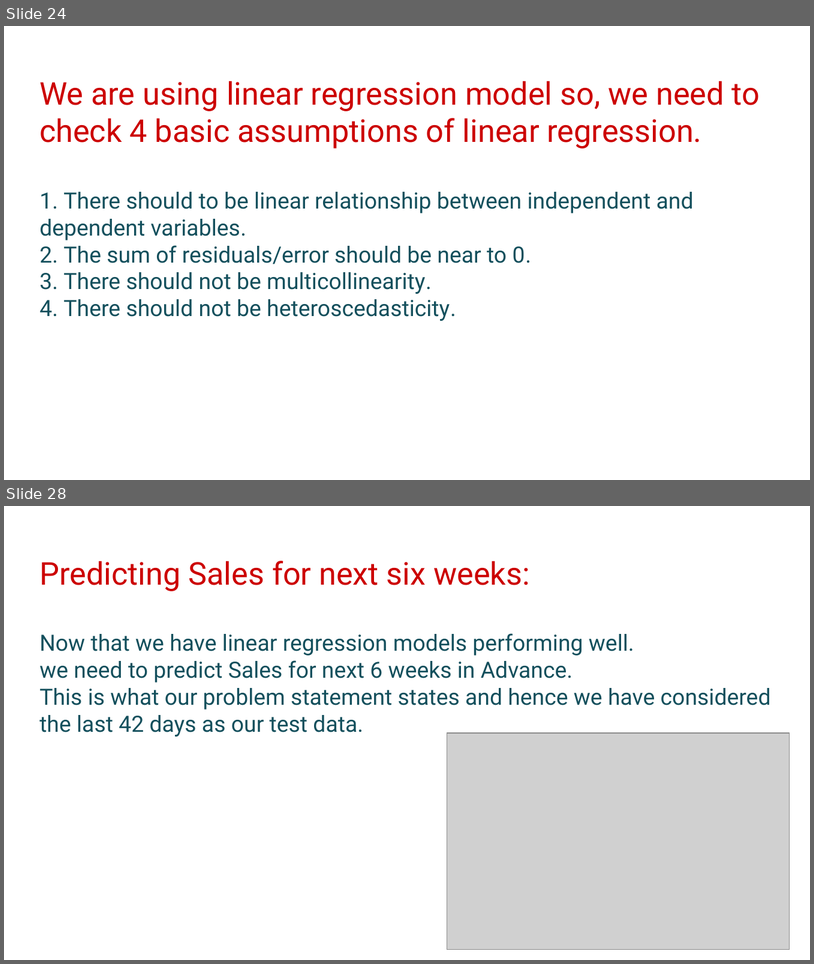
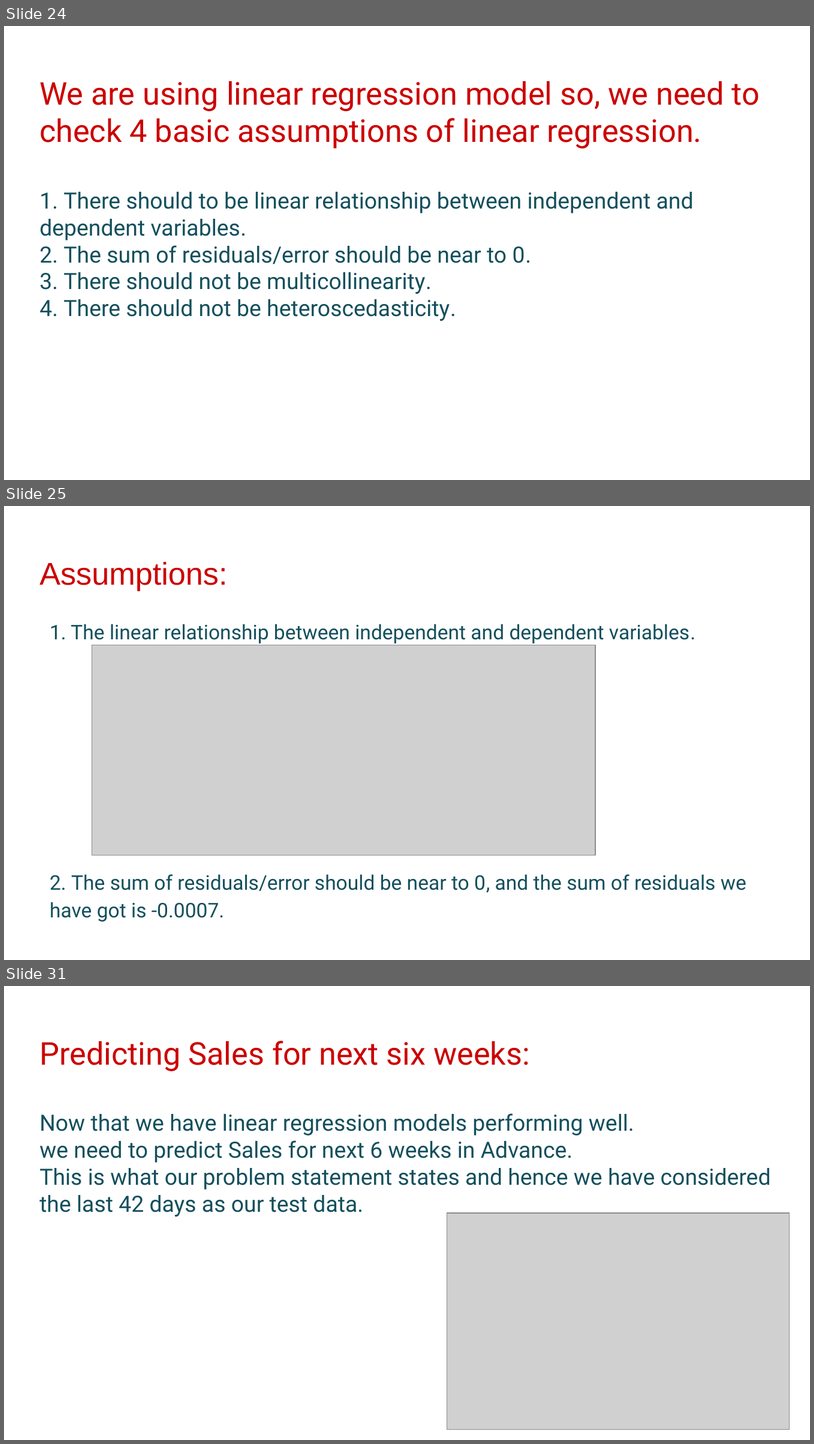
Before and after one commit to hrithikwel8/Rossmann_Sales_Prediction, a slide deck: Rossmann_Sales_Prediction_ppt.pptx. Shown one above the other, each under a label of ours: slides 24 and 28 before the commit, slides 24, 25 and 31 after it; the slides between them are not shown. The pictures are 814x964 and 814x1444 pixels, drawn with LibreOffice and Linux fonts; fonts in the diff are those of the drawing; grey boxes stand for pictures; background and template pictures are left out. Boxes give left, top, right and bottom in pixels: in the first picture for what was removed or moved away, otherwise in the second. Text is boxed around its words. In the diff, an @@ line names an element or a change of style, - is before the commit and + after.

```diff
--- a/Rossmann_Sales_Prediction_ppt.pptx
+++ b/Rossmann_Sales_Prediction_ppt.pptx
@@ slide 25 added at (x1=4, y1=506, x2=810, y2=960), background #FFFFFF @@
@@ title added at (x1=39, y1=562, x2=227, y2=591), 28 pt, text #CC0000 @@
+Assumptions:
@@ text added at (x1=50, y1=624, x2=747, y2=921), 18 pt, text #134F5C @@
+1. The linear relationship between independent and dependent variables.
+2. The sum of residuals/error should be near to 0, and the sum of residuals we have got is -0.0007.
@@ picture added at (x1=92, y1=645, x2=596, y2=855) @@
@@ what was slide 28 is now slide 31 @@
```
Also in this commit, not shown: 3 slides changed, 6 other slides added, 3 slides removed.
